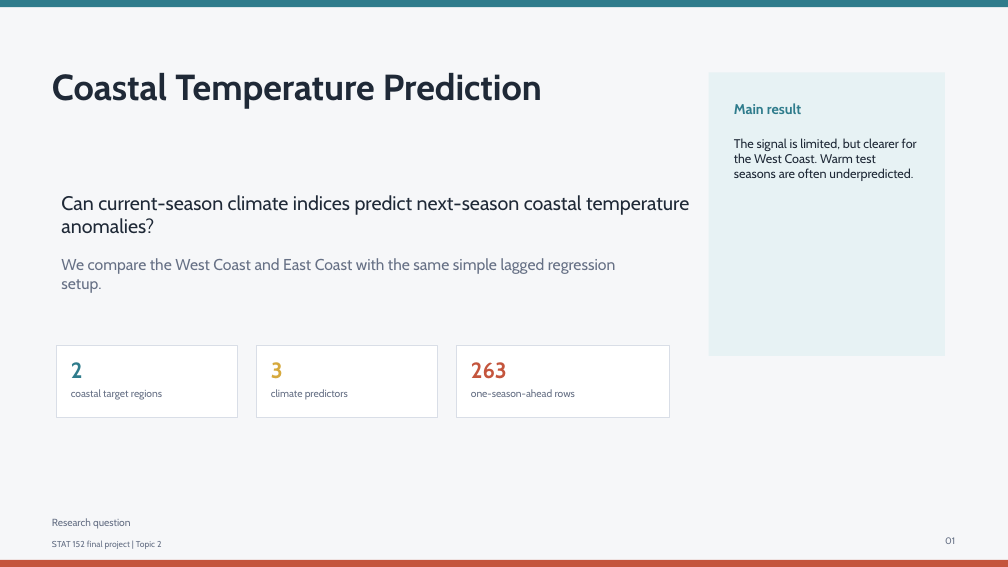
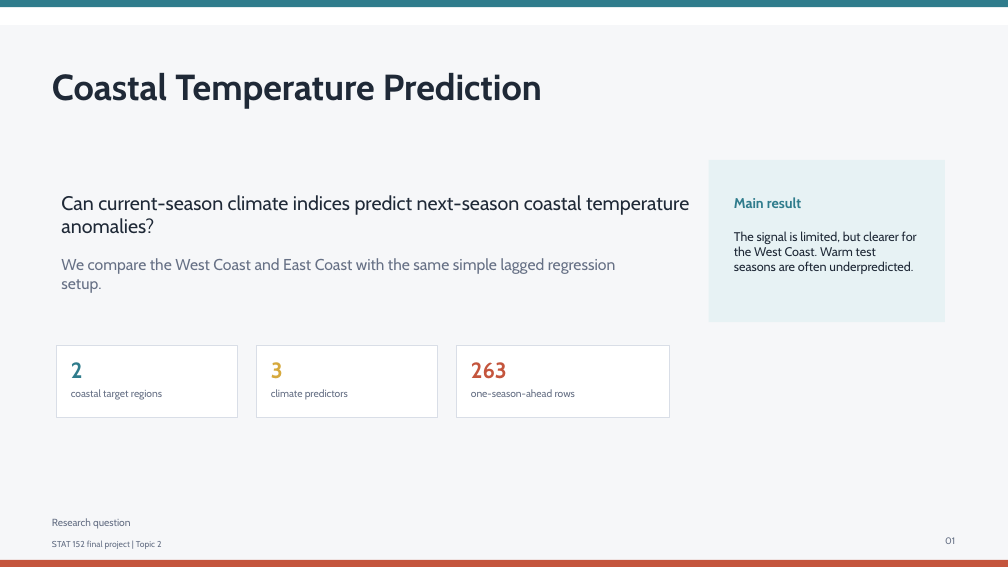
Before and after one commit to Cumuifreer/ucla-stats-152-final-project-topic2, a slide deck: slide 1 of coastal-temperature-prediction.pptx. Drawn at 1008x567 pixels with LibreOffice and Linux fonts; fonts in the diff are those of the drawing. Boxes give left, top, right and bottom in pixels: in the first picture for what was removed or moved away, otherwise in the second. Text is boxed around its words. In the diff, an @@ line names an element or a change of style, - is before the commit and + after.

```diff
--- a/coastal-temperature-prediction.pptx
+++ b/coastal-temperature-prediction.pptx
@@ rectangle: place and size @@
-rectangle at (0, 0, 1008, 567)
+rectangle at (0, 25, 1008, 567)
@@ rectangle: place and size @@
-rectangle at (709, 73, 945, 356)
+rectangle at (709, 160, 945, 322)
@@ text "Main result": place and size @@
-text "Main result" at (734, 103, 801, 114)
+text "Main result" at (734, 197, 801, 208)
@@ text "The signal is limited, but ...": place and size @@
-text "The signal is limited, but ..." at (734, 138, 917, 181)
+text "The signal is limited, but ..." at (734, 231, 917, 274)
```
Also in this commit, not shown: 3 other slides changed, 5 other files.
